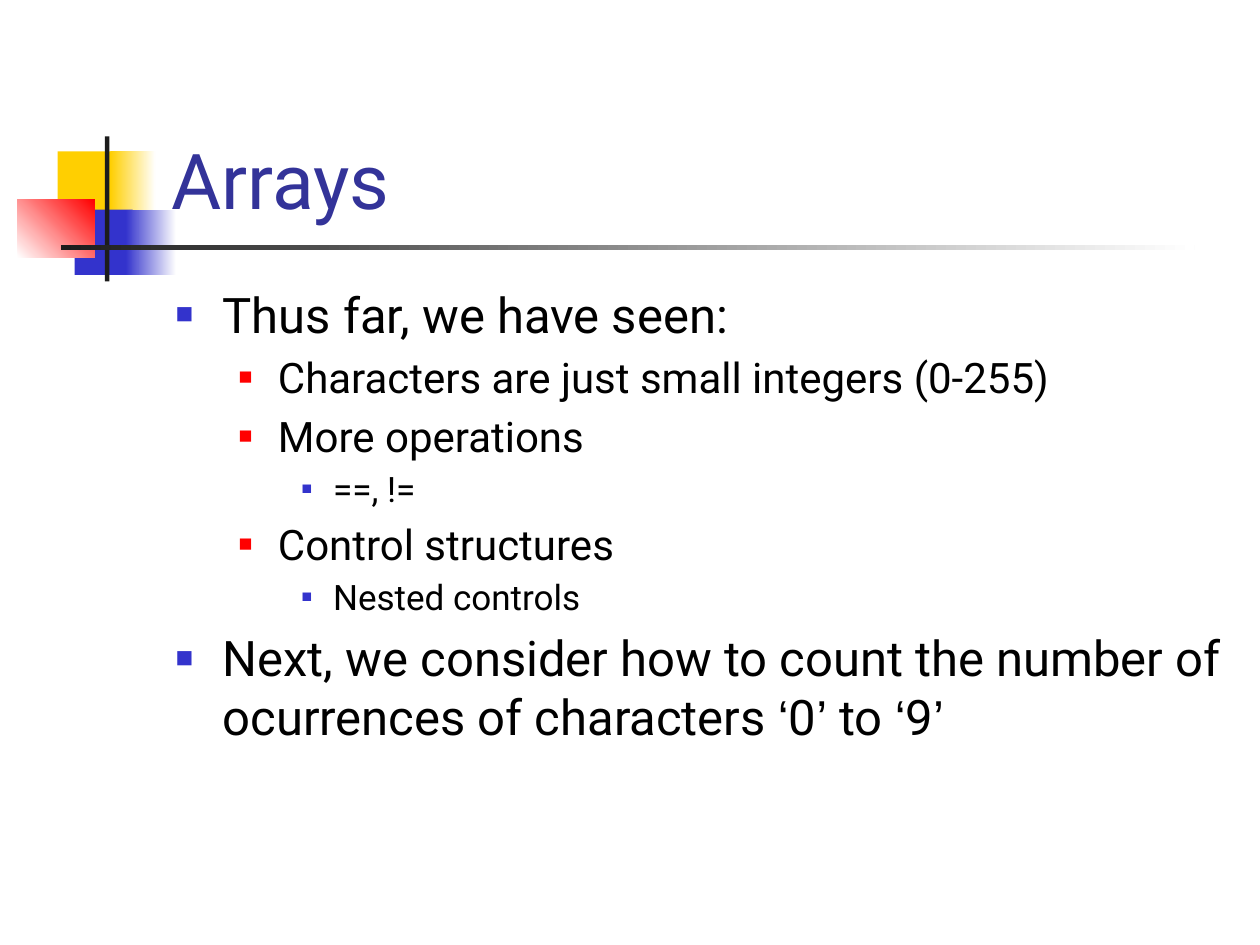
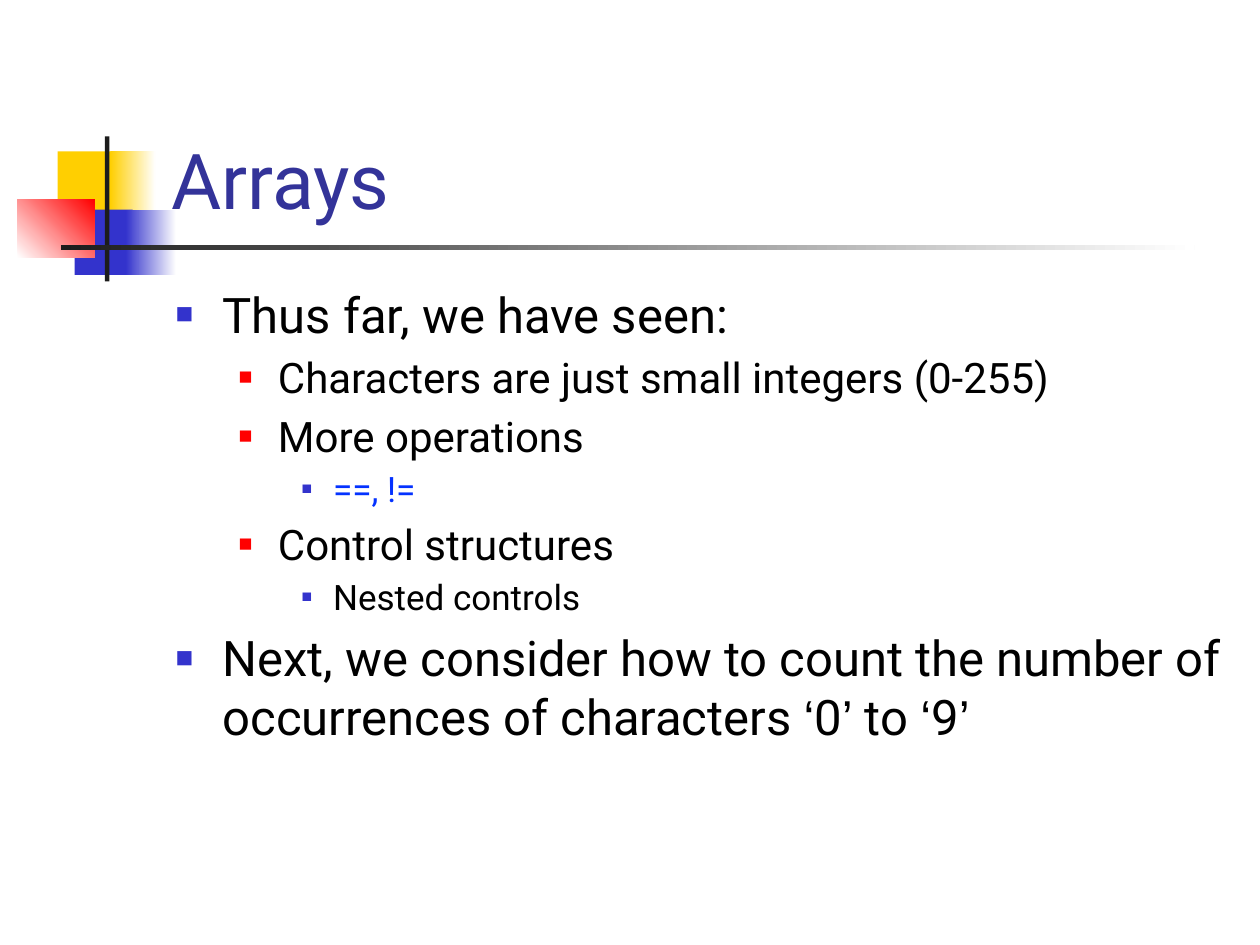
Before and after one commit to csslab-ustc/csslab-ustc.github.io, a slide deck: slide 10 of courses/sysprog/slides/lec02-charIO.pptx. Drawn at 1260x945 pixels with LibreOffice and Linux fonts; fonts in the diff are those of the drawing. Boxes give left, top, right and bottom in pixels: in the first picture for what was removed or moved away, otherwise in the second. Text is boxed around its words. In the diff, an @@ line names an element or a change of style, - is before the commit and + after.

```diff
--- a/courses/sysprog/slides/lec02-charIO.pptx
+++ b/courses/sysprog/slides/lec02-charIO.pptx
@@ text "Thus far, we have seen:" at bbox=[223, 295, 1221, 736]: text colour #000000 to #0432FF in "==, !=" @@
@@ text at bbox=[223, 638, 1221, 736]: text changed @@
-■ Next, we consider how to count the number of ocurrences of characters ‘0’ to ‘9’
+■ Next, we consider how to count the number of occurrences of characters ‘0’ to ‘9’
```
Also in this commit, not shown: 10 other slides changed, 2 other files.
